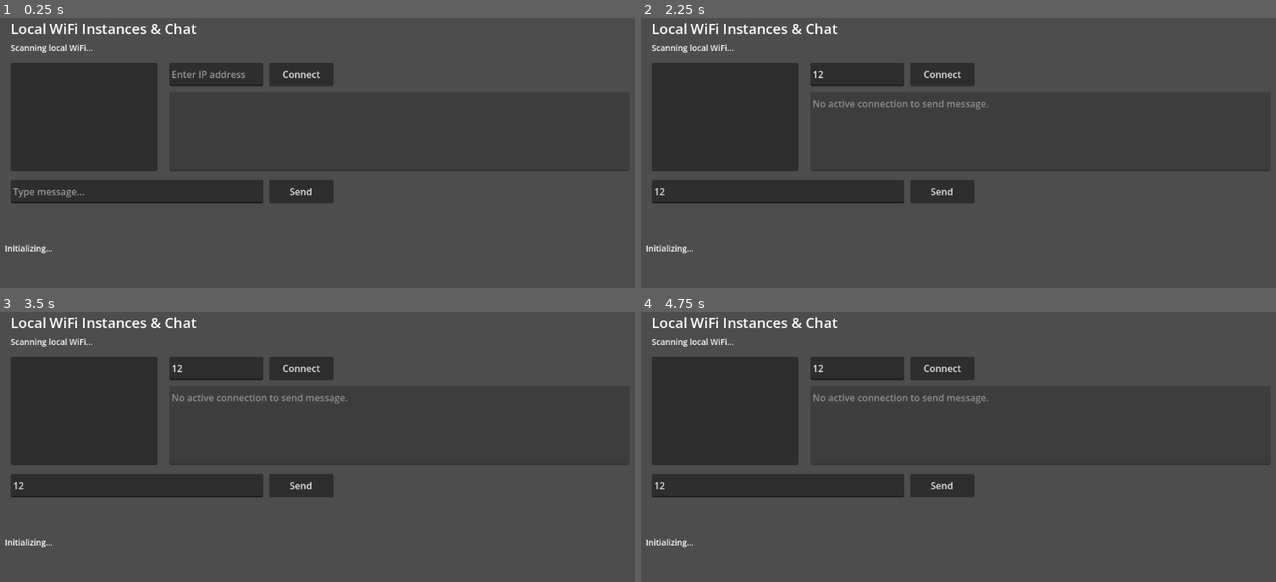
Above: before the commit, frames 1-4 (two rows, left to right).
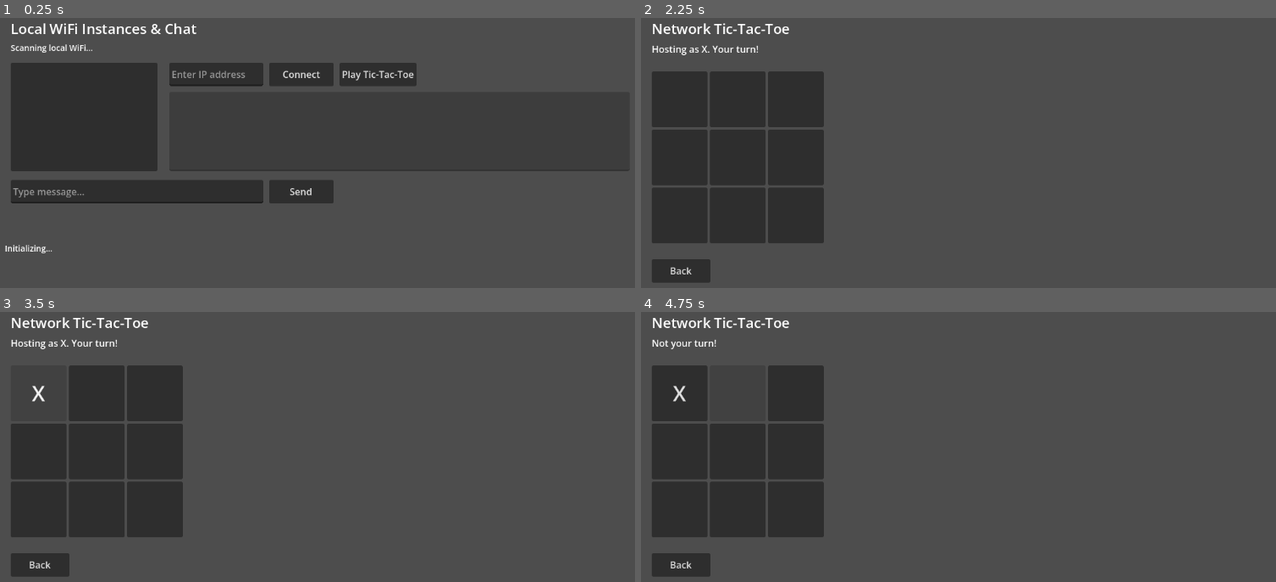
Above: after the commit, the same moments.

Repository: russjohnson09/godot-chess
Game: Godot game, scene res://wifi_scanner.tscn
Same seed, same stepped clock (60 frames per second), same inputs: the game is played once before the commit and once after it.
Inputs (mouse positions are in pixels of both pictures, inside the frame that each line leads up to):
- Up to frame 1 (0.25 s): no input
- Up to frame 2 (2.25 s): click (856, 74) at 0.52 s; type "12" at 0.6 s; click (780, 190) at 0.75 s; type "12" at 0.83 s; click "Send" at 1.25 s; click (1022, 74) at 2 s, where only the run after the commit has a clickable "Play Tic-Tac-Toe"
- Up to frame 3 (3.5 s): click (38, 393) at 2.77 s
- Up to frame 4 (4.75 s): click (679, 393) at 3.5 s, where only the run after the commit has a clickable "X"; click (736, 393) at 4.27 s

The runs differ from the first frame. In frame 1, 1.0% of the frame differs, in the area x 53-66%, y 16-26%; in frame 2, 13%; in frame 3, 13%, in the area x 0-100%, y 1-98%; in frame 4, 13%.

Commit message:
tic tac toe

Diff:
--- a/godot-chess/godot-chess/network_manager.gd
+++ b/godot-chess/godot-chess/network_manager.gd
@@ -146,3 +146,5 @@
 	var current_scene = Engine.get_main_loop().current_scene
 	if current_scene and current_scene.has_method("on_network_log"):
 		current_scene.on_network_log(text)
+	if text.begins_with("TTT_MOVE:") and current_scene and current_scene.has_method("on_network_message"):
+		current_scene.on_network_message(text)
--- /dev/null
+++ b/godot-chess/godot-chess/tictactoe.gd
@@ -0,0 +1,89 @@
+extends Node2D
+
+var board = ["", "", "", "", "", "", "", "", ""]
+var my_turn = false
+var my_symbol = "X"
+var game_active = false
+
+@onready var status_label: Label = $StatusLabel
+@onready var grid_container: GridContainer = $GridContainer
+@onready var back_button: Button = $BackButton
+
+func _ready() -> void:
+	back_button.pressed.connect(_on_back_pressed)
+	for i in range(9):
+		var btn = grid_container.get_child(i) as Button
+		btn.pressed.connect(func(): _on_cell_pressed(i))
+
+	# Check if we connected as client (O) or server (X)
+	if NetworkManager.is_client_connected:
+		my_symbol = "O"
+		my_turn = false
+		status_label.text = "Connected as O. Wait for X's turn."
+	else:
+		my_symbol = "X"
+		my_turn = true
+		status_label.text = "Hosting as X. Your turn!"
+	game_active = true
+	update_board_ui()
+
+func _on_cell_pressed(index: int) -> void:
+	if not game_active:
+		return
+	if not my_turn:
+		status_label.text = "Not your turn!"
+		return
+	if board[index] != "":
+		return
+
+	board[index] = my_symbol
+	my_turn = false
+	update_board_ui()
+
+	# Send move over network
+	var msg = "TTT_MOVE:%d:%s" % [index, my_symbol]
+	NetworkManager.send_message(msg)
+
+	check_game_state()
+
+func receive_move(index: int, symbol: String) -> void:
+	if board[index] == "":
+		board[index] = symbol
+		my_turn = true
+		update_board_ui()
+		status_label.text = "Your turn (%s)" % my_symbol
+		check_game_state()
+
+func update_board_ui() -> void:
+	for i in range(9):
+		var btn = grid_container.get_child(i) as Button
+		btn.text = board[i]
+
+func check_game_state() -> void:
+	var win_conditions = [
+		[0, 1, 2], [3, 4, 5], [6, 7, 8], # rows
+		[0, 3, 6], [1, 4, 7], [2, 5, 8], # cols
+		[0, 4, 8], [2, 4, 6]            # diagonals
+	]
+	for cond in win_conditions:
+		if board[cond[0]] != "" and board[cond[0]] == board[cond[1]] and board[cond[1]] == board[cond[2]]:
+			game_active = false
+			var winner = board[cond[0]]
+			if winner == my_symbol:
+				status_label.text = "You Win!"
+			else:
+				status_label.text = "You Lose!"
+			return
+
+	if not "" in board:
+		game_active = false
+		status_label.text = "It's a Draw!"
+
+func _on_back_pressed() -> void:
+	get_tree().change_scene_to_file("res://wifi_scanner.tscn")
+
+func on_network_message(msg: String) -> void:
+	if msg.begins_with("TTT_MOVE:"):
+		var parts = msg.split(":")
+		if parts.size() == 3:
+			receive_move(parts[1].to_int(), parts[2])
--- /dev/null
+++ b/godot-chess/godot-chess/tictactoe.tscn
@@ -0,0 +1,72 @@
+[gd_scene format=3 uid="uid://tttsceneuid01"]
+
+[ext_resource type="Script" uid="uid://tttscriptuid01" path="res://tictactoe.gd" id="1_script"]
+
+[node name="TicTacToe" type="Node2D"]
+script = ExtResource("1_script")
+
+[node name="TitleLabel" type="Label" parent="."]
+offset_left = 50.0
+offset_top = 20.0
+offset_right = 350.0
+offset_bottom = 50.0
+theme_override_font_sizes/font_size = 24
+text = "Network Tic-Tac-Toe"
+
+[node name="StatusLabel" type="Label" parent="."]
+offset_left = 50.0
+offset_top = 60.0
+offset_right = 450.0
+offset_bottom = 90.0
+theme_override_font_sizes/font_size = 16
+text = "Initializing..."
+
+[node name="GridContainer" type="GridContainer" parent="."]
+offset_left = 50.0
+offset_top = 110.0
+offset_right = 350.0
+offset_bottom = 410.0
+columns = 3
+
+[node name="Cell0" type="Button" parent="GridContainer"]
+custom_minimum_size = Vector2(95, 95)
+theme_override_font_sizes/font_size = 36
+
+[node name="Cell1" type="Button" parent="GridContainer"]
+custom_minimum_size = Vector2(95, 95)
+theme_override_font_sizes/font_size = 36
+
+[node name="Cell2" type="Button" parent="GridContainer"]
+custom_minimum_size = Vector2(95, 95)
+theme_override_font_sizes/font_size = 36
+
+[node name="Cell3" type="Button" parent="GridContainer"]
+custom_minimum_size = Vector2(95, 95)
+theme_override_font_sizes/font_size = 36
+
+[node name="Cell4" type="Button" parent="GridContainer"]
+custom_minimum_size = Vector2(95, 95)
+theme_override_font_sizes/font_size = 36
+
+[node name="Cell5" type="Button" parent="GridContainer"]
+custom_minimum_size = Vector2(95, 95)
+theme_override_font_sizes/font_size = 36
+
+[node name="Cell6" type="Button" parent="GridContainer"]
+custom_minimum_size = Vector2(95, 95)
+theme_override_font_sizes/font_size = 36
+
+[node name="Cell7" type="Button" parent="GridContainer"]
+custom_minimum_size = Vector2(95, 95)
+theme_override_font_sizes/font_size = 36
+
+[node name="Cell8" type="Button" parent="GridContainer"]
+custom_minimum_size = Vector2(95, 95)
+theme_override_font_sizes/font_size = 36
+
+[node name="BackButton" type="Button" parent="."]
+offset_left = 50.0
+offset_top = 430.0
+offset_right = 150.0
+offset_bottom = 470.0
+text = "Back"
--- a/godot-chess/godot-chess/wifi_scanner.gd
+++ b/godot-chess/godot-chess/wifi_scanner.gd
@@ -7,6 +7,7 @@
 @onready var connect_btn: Button = $ConnectButton
 @onready var msg_input: LineEdit = $MessageInput
 @onready var send_btn: Button = $SendButton
+@onready var play_game_btn: Button = $PlayGameButton
 @onready var chat_log: TextEdit = $ChatLog
 
 func _ready() -> void:
@@ -28,6 +29,7 @@
 
 	connect_btn.pressed.connect(_on_connect_pressed)
 	send_btn.pressed.connect(_on_send_pressed)
+	play_game_btn.pressed.connect(_on_play_game_pressed)
 	peers_list.item_selected.connect(_on_peer_selected)
 
 func _process(delta: float) -> void:
@@ -59,3 +61,9 @@
 
 func on_network_log(text: String) -> void:
 	chat_log.text += text + "\n"
+	if text.begins_with("TTT_MOVE:"):
+		get_tree().change_scene_to_file("res://tictactoe.tscn")
+
+func _on_play_game_pressed() -> void:
+	NetworkManager.send_message("TTT_MOVE:START")
+	get_tree().change_scene_to_file("res://tictactoe.tscn")
--- a/godot-chess/godot-chess/wifi_scanner.tscn
+++ b/godot-chess/godot-chess/wifi_scanner.tscn
@@ -70,3 +70,10 @@
 offset_right = 600.0
 offset_bottom = 335.0
 text = "Send"
+
+[node name="PlayGameButton" type="Button" parent="." unique_id=987654321]
+offset_left = 610.0
+offset_top = 95.0
+offset_right = 730.0
+offset_bottom = 135.0
+text = "Play Tic-Tac-Toe"
